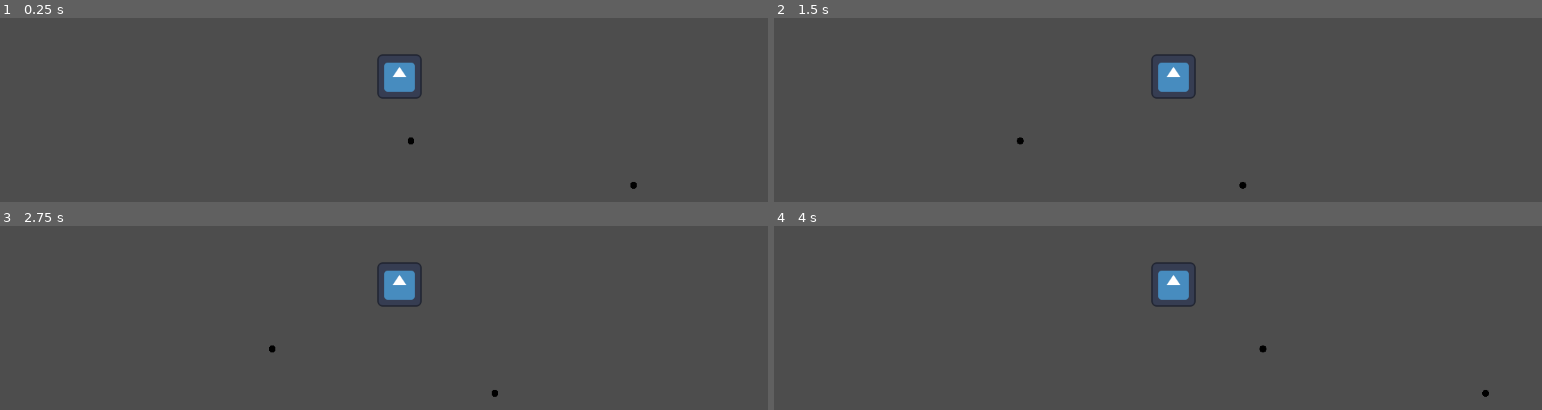
Above: before the commit, frames 1-4 (two rows, left to right).
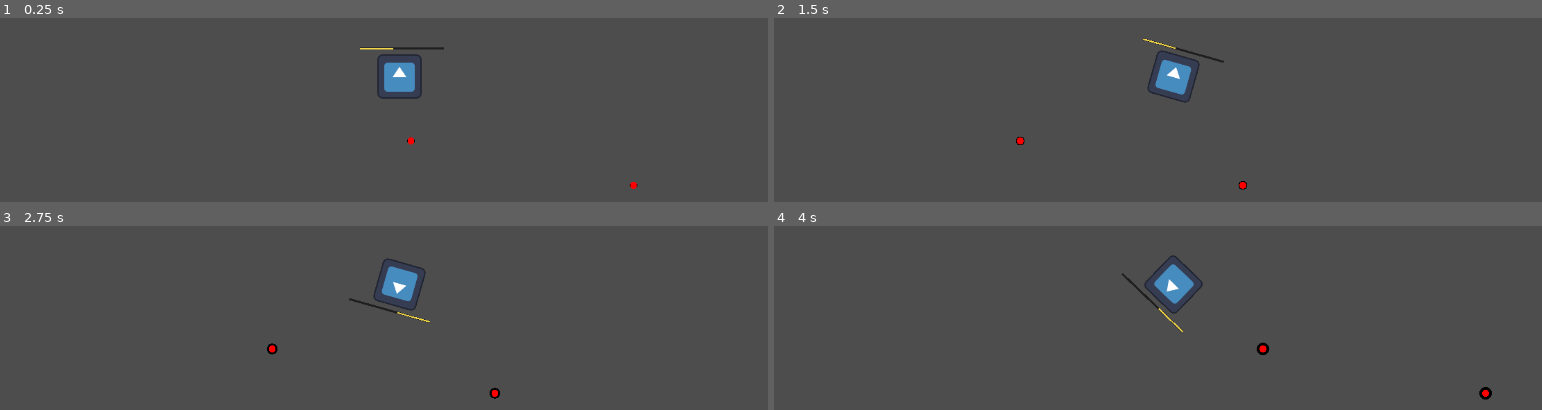
Above: after the commit, the same moments.

Repository: Danco21/Pirate-Software-Game-Jam-2024
Game: Godot game, scene res://World1.tscn
The game is run twice, just before and just after one commit, with the same random seed, the same clock (stepped at 60 frames per second) and the same inputs. This scene is started directly instead of the project's main scene. The engine's default icon, where the game draws it, is replaced by a stand-in: a white triangle on a blue panel in a dark square.
Inputs (mouse positions are in pixels of both pictures, inside the frame that each line leads up to):
- Up to frame 1 (0.25 s): no input
- Up to frame 2 (1.5 s): tap Enter (ui_accept) at 0.5, 0.77 s; move the mouse to (1134, 167) at 0.52 s; hold Right (ui_right) from 0.53 s (still down); move the mouse to (1411, 143) at 1.27 s
- Up to frame 3 (2.75 s): tap Enter (ui_accept) at 1.52 s; move the mouse to (outside the picture) at 2.02 s; release Right (ui_right) at 2.03 s; hold Left (ui_left) from 2.03 s (still down)
- Up to frame 4 (4 s): keep holding Left (ui_left); move the mouse to (1211, 284) at 2.77 s; tap Enter (ui_accept) at 3.02, 3.77 s; move the mouse to (outside the picture) at 3.52 s

The runs differ from the first frame. In frame 1, 0.2% of the frame differs, in the area x 46-84%, y 15-93%; in frame 2, 0.7%; in frame 3, 0.8%; in frame 4, 1.0%, in the area x 45-94%, y 15-95%.

Commit message:
Character Rotation for and Node2D

Diff:
--- a/CharacterBody2D.gd
+++ b/CharacterBody2D.gd
@@ -31,3 +31,4 @@
 		velocity.y = move_toward(velocity.y, 0, SPEED)
 
 	move_and_slide()
+	look_at(get_global_mouse_position())
--- a/Node2D.gd
+++ b/Node2D.gd
@@ -1,27 +1,30 @@
 extends Node2D
 
 @onready var collision = $Area2D/CollisionShape2D
-@onready var sprite = $Area2D/Sprite2D
-
 @onready var radius_size = 10
+var radius_origin = 10
 
 func _draw()->void:
 	draw_circle(Vector2(0,0), radius_size*1, Color.BLACK)
+	draw_circle(Vector2(0,0), radius_origin, Color.RED)
 
 # Called when the node enters the scene tree for the first time.
 func _ready():
-	#collision.get_shape().radius = 0
+	#collision.shape.radius = 0
 	pass
+
 
 # Called every frame. 'delta' is the elapsed time since the previous frame.
 func _process(delta):
-	radius_size += delta*0.01
-
+	radius_size += delta*2
 	queue_redraw()
-
-	#collision.shape.radius += radius_size
+	collision.shape.radius += delta*1.5
 
 
 
 func _on_area_2d_area_entered(area):
 	print(area.name,"Detected")
+
+
+func _on_area_2d_2_area_entered(area):
+	print(area.name,"Origin Detected")
--- a/PlayerMovement.tscn
+++ b/PlayerMovement.tscn
@@ -1,9 +1,21 @@
-[gd_scene load_steps=4 format=3 uid="uid://vdkhyema4tcy"]
+[gd_scene load_steps=7 format=3 uid="uid://vdkhyema4tcy"]
 
 [ext_resource type="Script" path="res://CharacterBody2D.gd" id="1_4ghig"]
 [ext_resource type="Texture2D" uid="uid://bu3i6jqsvpgda" path="res://icon.svg" id="2_ymyka"]
+[ext_resource type="Script" path="res://ProgressBar.gd" id="3_oqi61"]
 
 [sub_resource type="RectangleShape2D" id="RectangleShape2D_fkqmu"]
+
+[sub_resource type="StyleBoxFlat" id="StyleBoxFlat_qkccu"]
+bg_color = Color(0.121569, 0.121569, 0.121569, 1)
+expand_margin_left = 1.0
+expand_margin_top = 1.0
+expand_margin_right = 1.0
+expand_margin_bottom = 1.0
+shadow_offset = Vector2(0, 1)
+
+[sub_resource type="StyleBoxFlat" id="StyleBoxFlat_1akua"]
+bg_color = Color(0.945098, 0.831373, 0.278431, 1)
 
 [node name="Player" type="Node2D"]
 
@@ -22,3 +34,15 @@
 [node name="Camera2D" type="Camera2D" parent="CharacterBody2D"]
 zoom = Vector2(0.5, 0.5)
 position_smoothing_speed = 2.0
+
+[node name="ProgressBar" type="ProgressBar" parent="CharacterBody2D"]
+z_index = 1
+offset_left = -113.0
+offset_top = -82.0
+offset_right = 127.0
+offset_bottom = -78.0
+theme_override_styles/background = SubResource("StyleBoxFlat_qkccu")
+theme_override_styles/fill = SubResource("StyleBoxFlat_1akua")
+value = 40.0
+show_percentage = false
+script = ExtResource("3_oqi61")
--- /dev/null
+++ b/ProgressBar.gd
@@ -0,0 +1,11 @@
+extends ProgressBar
+
+
+# Called when the node enters the scene tree for the first time.
+func _ready():
+	pass # Replace with function body.
+
+
+# Called every frame. 'delta' is the elapsed time since the previous frame.
+func _process(delta):
+	pass
--- a/project.godot
+++ b/project.godot
@@ -14,3 +14,38 @@
 run/main_scene="res://node_2d.tscn"
 config/features=PackedStringArray("4.2", "Forward Plus")
 config/icon="res://icon.svg"
+
+[input]
+
+ui_left={
+"deadzone": 0.5,
+"events": [Object(InputEventKey,"resource_local_to_scene":false,"resource_name":"","device":0,"window_id":0,"alt_pressed":false,"shift_pressed":false,"ctrl_pressed":false,"meta_pressed":false,"pressed":false,"keycode":4194319,"physical_keycode":0,"key_label":0,"unicode":0,"echo":false,"script":null)
+, Object(InputEventJoypadButton,"resource_local_to_scene":false,"resource_name":"","device":0,"button_index":13,"pressure":0.0,"pressed":false,"script":null)
+, Object(InputEventJoypadMotion,"resource_local_to_scene":false,"resource_name":"","device":0,"axis":0,"axis_value":-1.0,"script":null)
+, Object(InputEventKey,"resource_local_to_scene":false,"resource_name":"","device":0,"window_id":0,"alt_pressed":false,"shift_pressed":false,"ctrl_pressed":false,"meta_pressed":false,"pressed":false,"keycode":0,"physical_keycode":65,"key_label":0,"unicode":0,"echo":false,"script":null)
+]
+}
+ui_right={
+"deadzone": 0.5,
+"events": [Object(InputEventKey,"resource_local_to_scene":false,"resource_name":"","device":0,"window_id":0,"alt_pressed":false,"shift_pressed":false,"ctrl_pressed":false,"meta_pressed":false,"pressed":false,"keycode":4194321,"physical_keycode":0,"key_label":0,"unicode":0,"echo":false,"script":null)
+, Object(InputEventJoypadButton,"resource_local_to_scene":false,"resource_name":"","device":0,"button_index":14,"pressure":0.0,"pressed":false,"script":null)
+, Object(InputEventJoypadMotion,"resource_local_to_scene":false,"resource_name":"","device":0,"axis":0,"axis_value":1.0,"script":null)
+, Object(InputEventKey,"resource_local_to_scene":false,"resource_name":"","device":-1,"window_id":0,"alt_pressed":false,"shift_pressed":false,"ctrl_pressed":false,"meta_pressed":false,"pressed":false,"keycode":0,"physical_keycode":68,"key_label":0,"unicode":100,"echo":false,"script":null)
+]
+}
+ui_up={
+"deadzone": 0.5,
+"events": [Object(InputEventKey,"resource_local_to_scene":false,"resource_name":"","device":0,"window_id":0,"alt_pressed":false,"shift_pressed":false,"ctrl_pressed":false,"meta_pressed":false,"pressed":false,"keycode":4194320,"physical_keycode":0,"key_label":0,"unicode":0,"echo":false,"script":null)
+, Object(InputEventJoypadButton,"resource_local_to_scene":false,"resource_name":"","device":0,"button_index":11,"pressure":0.0,"pressed":false,"script":null)
+, Object(InputEventJoypadMotion,"resource_local_to_scene":false,"resource_name":"","device":0,"axis":1,"axis_value":-1.0,"script":null)
+, Object(InputEventKey,"resource_local_to_scene":false,"resource_name":"","device":-1,"window_id":0,"alt_pressed":false,"shift_pressed":false,"ctrl_pressed":false,"meta_pressed":false,"pressed":false,"keycode":0,"physical_keycode":87,"key_label":0,"unicode":119,"echo":false,"script":null)
+]
+}
+ui_down={
+"deadzone": 0.5,
+"events": [Object(InputEventKey,"resource_local_to_scene":false,"resource_name":"","device":0,"window_id":0,"alt_pressed":false,"shift_pressed":false,"ctrl_pressed":false,"meta_pressed":false,"pressed":false,"keycode":4194322,"physical_keycode":0,"key_label":0,"unicode":0,"echo":false,"script":null)
+, Object(InputEventJoypadButton,"resource_local_to_scene":false,"resource_name":"","device":0,"button_index":12,"pressure":0.0,"pressed":false,"script":null)
+, Object(InputEventJoypadMotion,"resource_local_to_scene":false,"resource_name":"","device":0,"axis":1,"axis_value":1.0,"script":null)
+, Object(InputEventKey,"resource_local_to_scene":false,"resource_name":"","device":-1,"window_id":0,"alt_pressed":false,"shift_pressed":false,"ctrl_pressed":false,"meta_pressed":false,"pressed":false,"keycode":0,"physical_keycode":83,"key_label":0,"unicode":115,"echo":false,"script":null)
+]
+}
